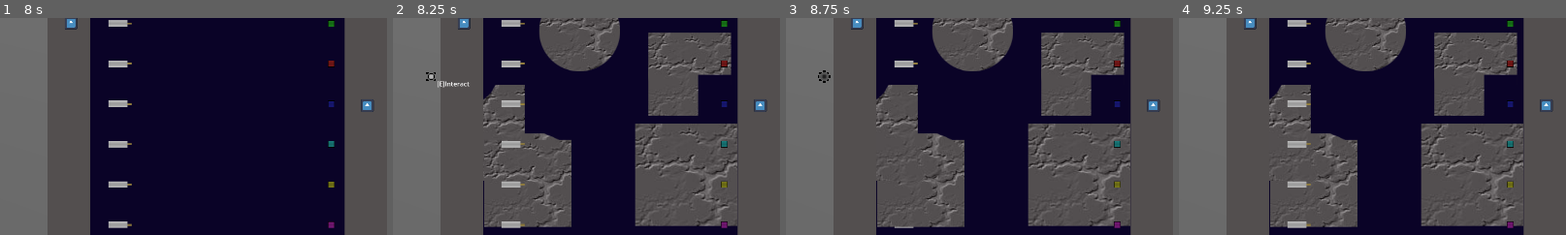
Above: before the commit, frames 1-4 (left to right).
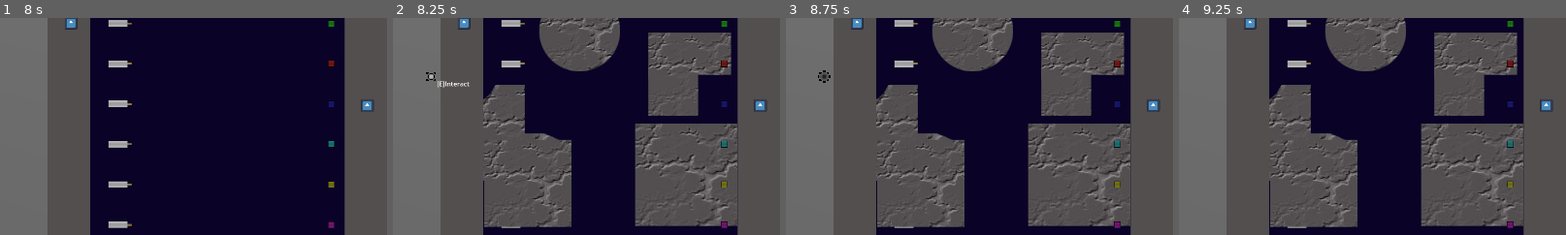
Above: after the commit, the same moments.

Repository: ponosnarassvete/space-shooter
Game: Godot game, scene res://scenes/core_scene_node.tscn
The game is run twice, just before and just after one commit, with the same random seed, the same clock (stepped at 60 frames per second) and the same inputs. The engine's default icon, where the game draws it, is replaced by a stand-in: a white triangle on a blue panel in a dark square.
Inputs (mouse positions are % of the whole screen's width and height, from its top left):
- Up to frame 1 (8 s): click (91, 17) at 0.5 s; click (97, 17) at 1.25 s; click (97, 5) at 2 s; click (91, 5) at 2.75 s; tap Enter at 3.5, 5, 7.25 s; move the mouse to (72, 45) at 3.52 s; hold D (player_right) 3.53-4.25 s; hold E (player_interact) 3.53-4.25 s; click (72, 45) at 3.67 s; tap Space at 4.25, 6.5 s; drag from (30, 55) to (45, 70) at 4.27 s; move the mouse to (60, 28) at 5.02 s; hold D (player_right) 5.03-5.75 s; tap Shift (player_sprint) at 5.1 s; click (60, 28) at 5.17 s; drag from (45, 70) to (20, 35) at 5.77 s; move the mouse to (80, 65) at 6.52 s; hold A (player_left) 6.53-7.25 s; click (80, 65) at 6.6 s; drag from (20, 35) to (35, 25) at 7.27 s
- Up to frame 2 (8.25 s): tap Space at 8 s; move the mouse to (55, 50) at 8.02 s; hold S (player_down) from 8.03 s (still down); hold E (player_interact) from 8.03 s (still down); click (55, 50) at 8.17 s
- Up to frame 3 (8.75 s): keep holding S (player_down); keep holding E (player_interact)
- Up to frame 4 (9.25 s): release S (player_down) at 8.75 s; release E (player_interact) at 8.75 s; drag from (35, 25) to (30, 55) at 8.77 s
The pictures show only the part of the screen within x 50-100%, y 37-86%; the shares and areas given below are measured in that part.

Frame 1 is identical in both runs. In frame 2, 0.6% of the frame differs, in the area x 28-35%, y 37-97%; in frame 3, 0.5%; in frame 4, 1.2%, in the area x 23-46%, y 37-97%.

Commit message:
Wires are done!

Diff:
--- a/scripts/objects/puzzles/connection_check.gd
+++ b/scripts/objects/puzzles/connection_check.gd
@@ -11,13 +11,13 @@
 				object_dict.get_or_add(child.id)
 
 func connect_objs(object: Node2D, target: Node2D, obj_id: int = -1, trgt_id: int = -1) -> void:
-	print("Connection_Table connect_objs")
+	print("Connection_Table connect_objs_", obj_id)
 	object_dict[obj_id] = [trgt_id]
 	target.energy_par = object.energy_par
 	target.wire_connected(object, trgt_id)
 
 func disconnect_objs(object: Node2D, target: Node2D, obj_id: int = -1, trgt_id: int = -1):
-	print("Connection_Table disconnect_objs")
+	print("Connection_Table_disconnect_objs_", obj_id)
 	object_dict[obj_id] = []
 	if target != null:
 		target.wire_disconnected(trgt_id)
--- a/scripts/objects/puzzles/wires/clamp_2d.gd
+++ b/scripts/objects/puzzles/wires/clamp_2d.gd
@@ -11,7 +11,7 @@
 		id = get_parent().id
 
 func id_check(new_id):
-	if id > 0:
+	if id >= 0:
 		if new_id == id:
 			return true
 		else:
--- a/scripts/objects/puzzles/wires/dragging_2d.gd
+++ b/scripts/objects/puzzles/wires/dragging_2d.gd
@@ -28,20 +28,21 @@
 		if event.pressed and event.button_index == MOUSE_BUTTON_LEFT:
 			get_id()
 
-			picked.emit(id)
-			sprite.get_parent().move_child(sprite, 1)
-
 			# Check if the mouse is over the sprite (collision detection)
 			if is_mouse_over() and currently_sprited == false:
+				print("picked_", id)
+				picked.emit(id)
+				sprite.get_parent().move_child(sprite, 1)
 				dragging = true
 				currently_sprited = true
 				offset = sprite.global_position - event.position  # Calculate offset
 
 		elif not event.pressed and event.button_index == MOUSE_BUTTON_LEFT:
 			get_id()
-
-			sprite.get_parent().move_child(sprite, -1)
-			dropped.emit(id)
+			if is_mouse_over():
+				sprite.get_parent().move_child(sprite, -1)
+				print("dropped_", id)
+				dropped.emit(id)
 
 			currently_sprited = false
 			dragging = false  # Stop dragging when mouse button is released
--- a/scripts/objects/puzzles/wires/energy_target.gd
+++ b/scripts/objects/puzzles/wires/energy_target.gd
@@ -9,18 +9,16 @@
 
 var wire: Energy_Wires
 
-func wire_connected(new_wire: Energy_Wires = null, new_id: int = -1): #connected to wire
-	print(new_id)
-	if new_id == id:
-		print("target_wire_connected")
+func wire_connected(new_wire: Energy_Wires = null, trgt_id: int = -1): #connected to wire
+	if trgt_id == id:
+		print("target_wire_connected_", id)
 		wire = new_wire
 		if wire.activated:
 				energy_par = wire.get_energy()
 
-func wire_disconnected(new_id: int = -1):
-	print(new_id)
-	if new_id == id:
-		print("target_wire_disconnected")
+func wire_disconnected(trgt_id: int = -1):
+	if trgt_id == id:
+		print("target_wire_disconnected_", id)
 		wire = null
 		energy_par = null
 
--- a/scripts/objects/puzzles/wires/energy_wire.gd
+++ b/scripts/objects/puzzles/wires/energy_wire.gd
@@ -31,7 +31,7 @@
 
 func wire_connected(trgt: Node2D, trgt_id: int = -1, obj_id: int = -1):# connected
 	if obj_id == id and obj_id >= 0:
-		print(self, " wire_connected", obj_id)
+		print(self.name, "_id: ", id, " - wire_connected_id: ", obj_id)
 		connected = true
 		target = trgt
 		target_id = trgt_id
@@ -39,7 +39,7 @@
 
 func wire_disconnected(obj_id: int = -1): # disconnected
 	if obj_id == id and obj_id >= 0:
-		print(self, " wire_disconnected ", obj_id)
+		print(self.name, "_id: ", id, " - wire_disconnected_id: ", obj_id)
 		connected = false
 		disconnecting.emit(self, target, id, target_id)
 
